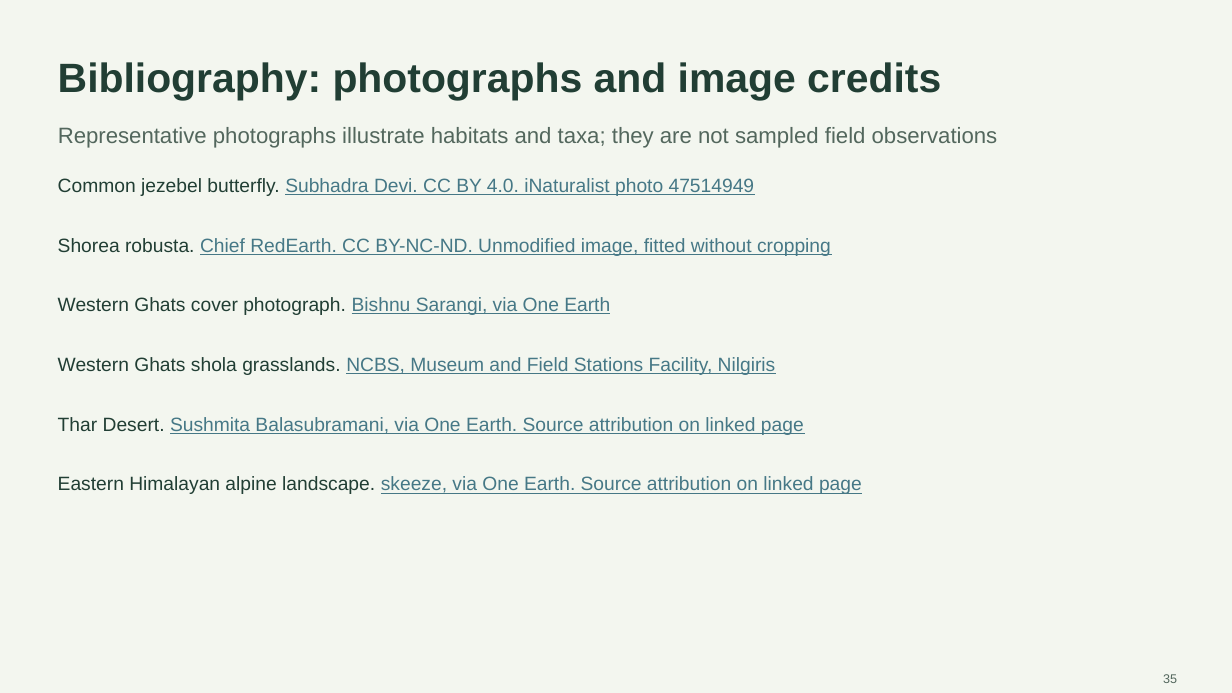
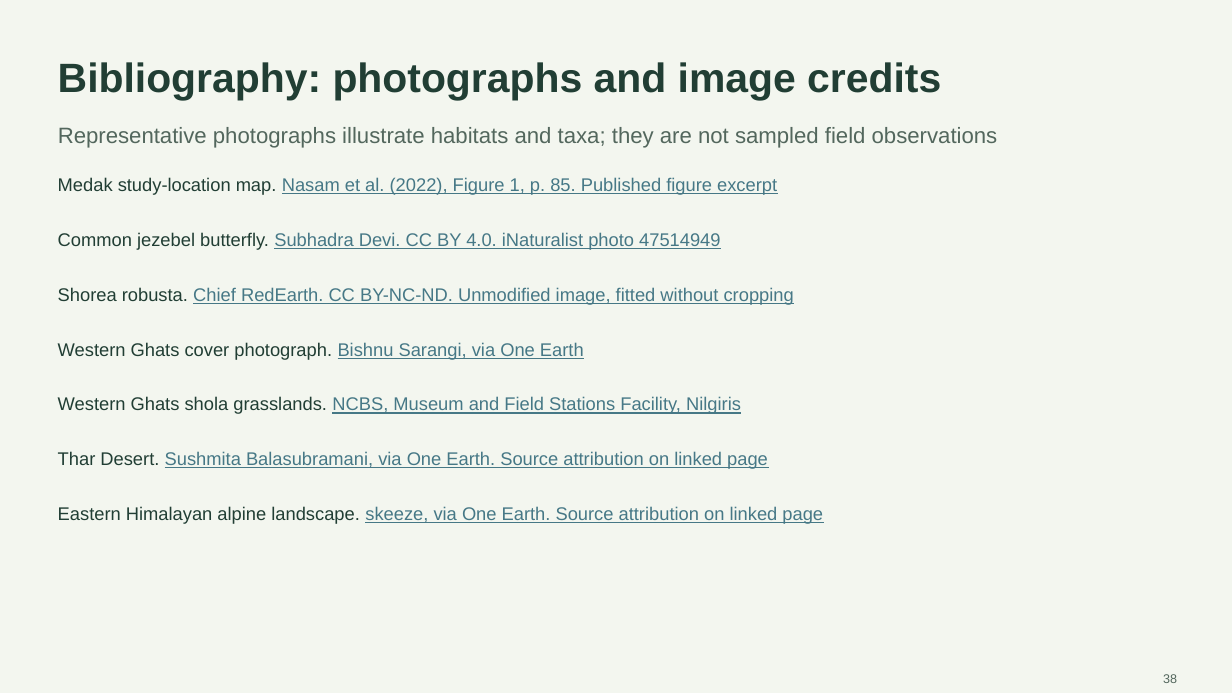
Before and after one commit to Devansh061105/Course-Project-EVST, a slide deck: slide 38 of presentation/final/Final_Evaluation_Biodiversity_Productivity.pptx (slide 35 before the commit). Drawn at 1232x693 pixels with LibreOffice and Linux fonts; fonts in the diff are those of the drawing. Boxes give left, top, right and bottom in pixels: in the first picture for what was removed or moved away, otherwise in the second. Text is boxed around its words. In the diff, an @@ line names an element or a change of style, - is before the commit and + after.

```diff
--- a/presentation/final/Final_Evaluation_Biodiversity_Productivity.pptx
+++ b/presentation/final/Final_Evaluation_Biodiversity_Productivity.pptx
@@ text added at [58,177,777,195], 14.2 pt, text #467886, underline @@
+Medak study-location map. Nasam et al. (2022), Figure 1, p. 85. Published figure excerpt
@@ size 15 to 14.2 pt in 6 elements at [58,506,823,524], [58,451,768,469], [58,396,741,414], [58,342,584,360], [58,287,794,305], [58,232,720,250] @@
@@ text "Common jezebel butterfly. Subhadra Devi. ...": place and size @@
-text "Common jezebel butterfly. Subhadra Devi. ..." at [58,178,755,196]
+text "Common jezebel butterfly. Subhadra Devi. ..." at [58,232,720,250]
@@ text "Shorea robusta. Chief RedEarth. CC ...": place and size @@
-text "Shorea robusta. Chief RedEarth. CC ..." at [58,238,831,256]
+text "Shorea robusta. Chief RedEarth. CC ..." at [58,287,794,305]
@@ text "Western Ghats cover photograph. Bishnu ...": place and size @@
-text "Western Ghats cover photograph. Bishnu ..." at [58,297,610,315]
+text "Western Ghats cover photograph. Bishnu ..." at [58,342,584,360]
@@ text "Western Ghats shola grasslands. NCBS, ...": place and size @@
-text "Western Ghats shola grasslands. NCBS, ..." at [58,357,776,375]
+text "Western Ghats shola grasslands. NCBS, ..." at [58,396,741,414]
@@ text "Thar Desert. Sushmita Balasubramani, via ...": place and size @@
-text "Thar Desert. Sushmita Balasubramani, via ..." at [58,417,804,435]
+text "Thar Desert. Sushmita Balasubramani, via ..." at [58,451,768,469]
@@ text "Eastern Himalayan alpine landscape. skeeze, ...": place and size @@
-text "Eastern Himalayan alpine landscape. skeeze, ..." at [58,476,862,494]
+text "Eastern Himalayan alpine landscape. skeeze, ..." at [58,506,823,524]
@@ text at [1163,674,1177,683]: text changed @@
-35
+38
```
Also in this commit, not shown: 29 other slides changed, 9 slides added, 5 slides removed, 6 other files.
